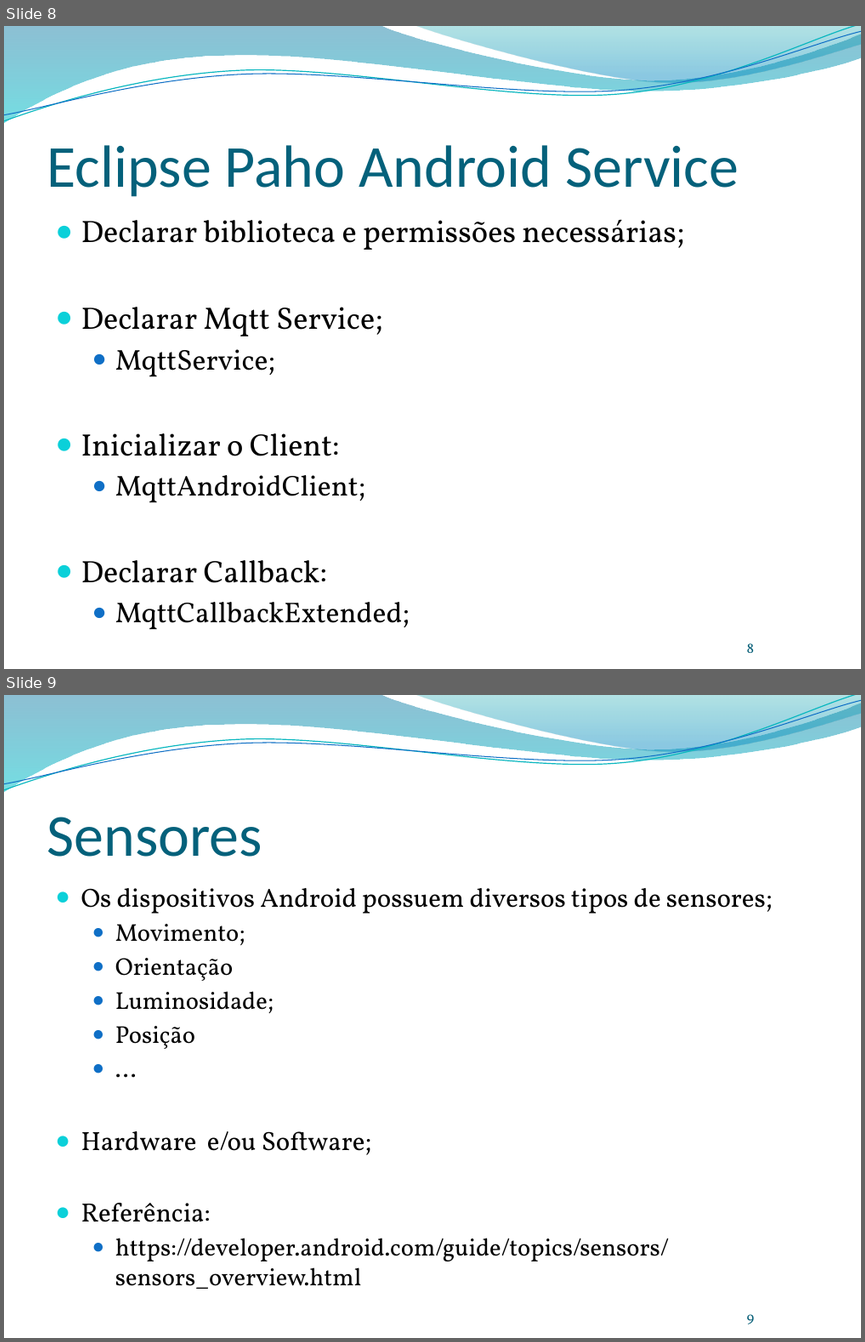
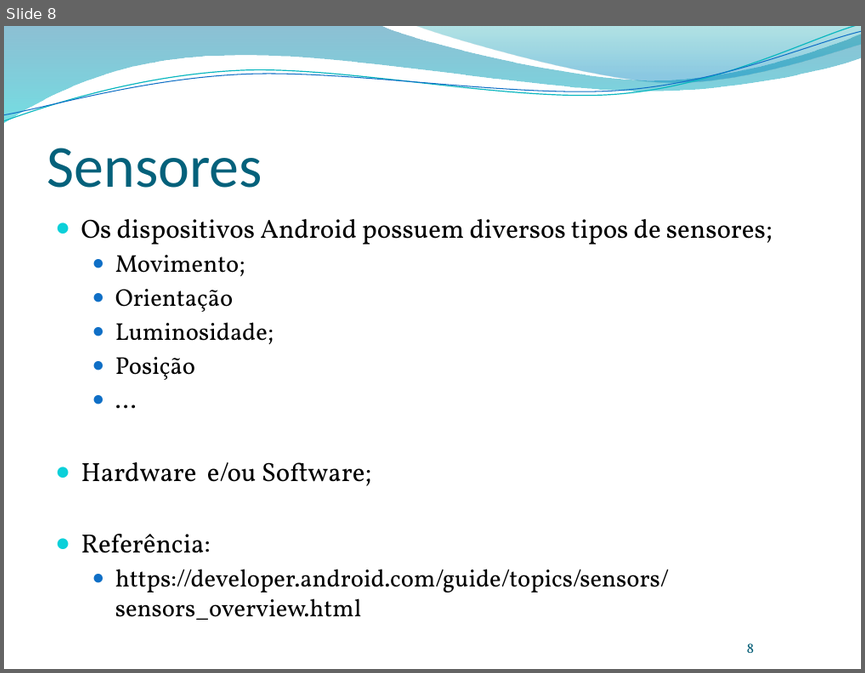
Before and after one commit to leonardopordeus/android_kotlin, a slide deck: Aula03.pptx. Shown one above the other, each under a label of ours: slides 8 and 9 before the commit, slide 8 after it. The pictures are 865x1342 and 865x673 pixels, drawn with LibreOffice and Linux fonts; fonts in the diff are those of the drawing; background and template pictures are left out. Boxes give left, top, right and bottom in pixels: in the first picture for what was removed or moved away, otherwise in the second. Text is boxed around its words. In the diff, an @@ line names an element or a change of style, - is before the commit and + after.

```diff
--- a/Aula03.pptx
+++ b/Aula03.pptx
@@ slide 8 removed at bbox=[4, 26, 861, 669], background picture (left out); not listed: 4 template elements that a slide beside it also shows @@
@@ title removed at bbox=[46, 145, 738, 197] @@
-Eclipse Paho Android Service
@@ text removed at bbox=[81, 219, 684, 630] @@
-● Declarar biblioteca e permissões necessárias;
-● Declarar Mqtt Service;
-  ● MqttService;
-● Inicializar o Client:
-  ● MqttAndroidClient;
-● Declarar Callback:
-  ● MqttCallbackExtended;
@@ page number removed at bbox=[747, 643, 755, 652] @@
-8
@@ what was slide 9 is now slide 8 @@
@@ page number at bbox=[747, 643, 755, 652]: text changed @@
-9
+8
```
Also in this commit, not shown: 3 slides changed, 1 other file.
